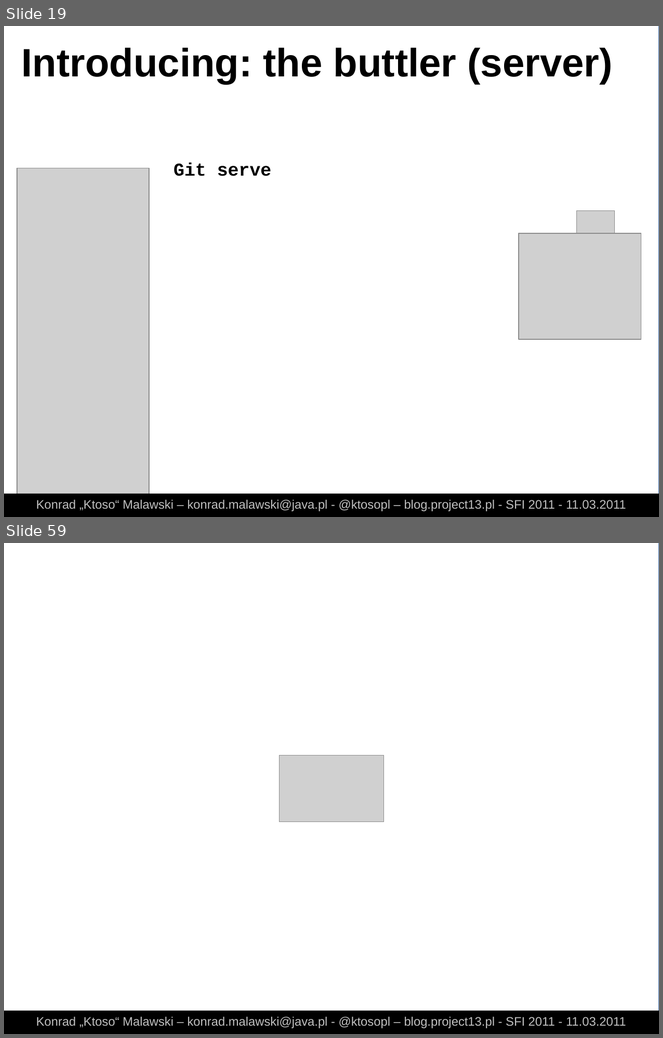
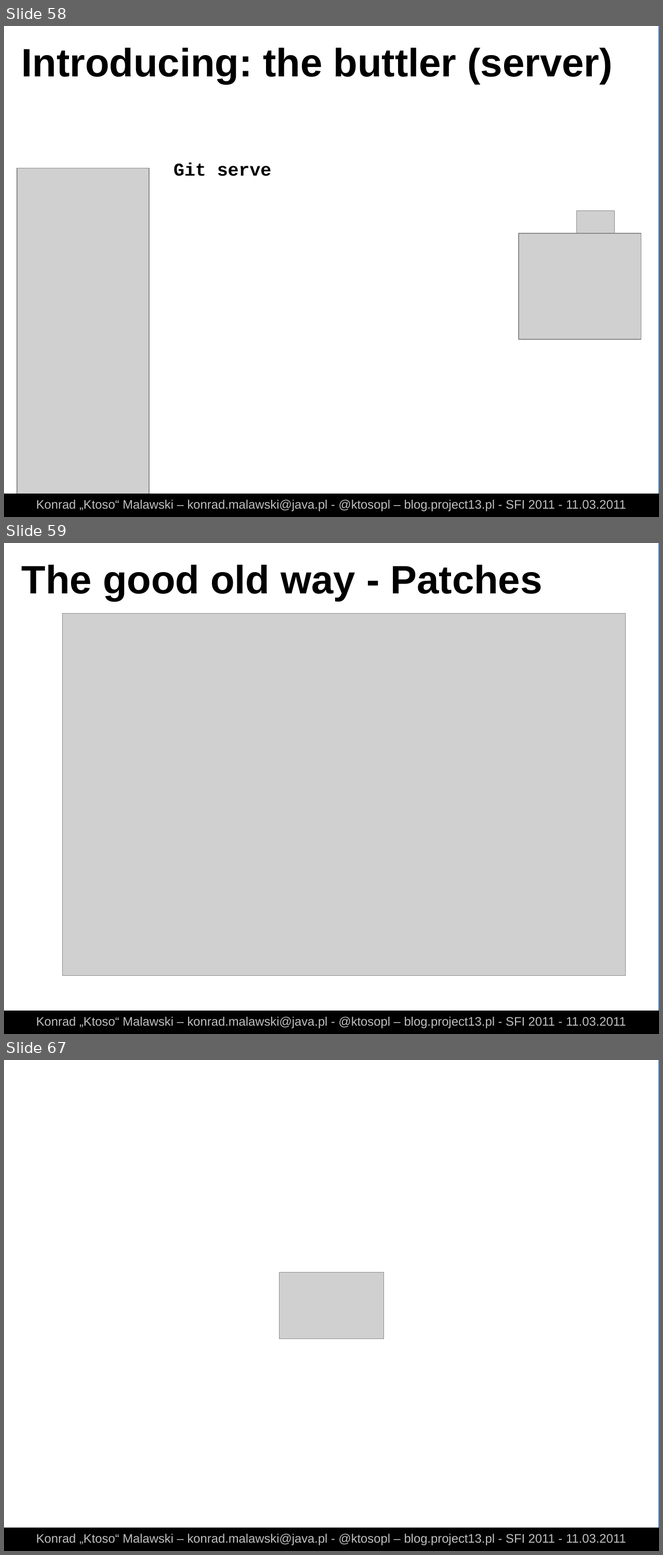
Before and after one commit to ktoso/git-presentation, a slide deck: slides.odp. Shown one above the other, each under a label of ours: slides 19 and 59 before the commit, slides 58, 59 and 67 after it; the slides between them are not shown. The pictures are 663x1038 and 663x1555 pixels, drawn with LibreOffice and Linux fonts; fonts in the diff are those of the drawing; grey boxes stand for pictures. Boxes give left, top, right and bottom in pixels: in the first picture for what was removed or moved away, otherwise in the second. Text is boxed around its words. In the diff, an @@ line names an element or a change of style, - is before the commit and + after.

```diff
--- a/slides.odp
+++ b/slides.odp
@@ slide 59 added at bbox=[4, 543, 659, 1034], background #FFFFFF; not listed: 1 template element that a slide beside it also shows @@
@@ text added at bbox=[22, 564, 543, 601], 48 pt, text #000000, bold @@
+The good old way - Patches
@@ picture added at bbox=[62, 613, 626, 976] @@
@@ rectangle added at bbox=[4, 1011, 659, 1034], fill #000000 @@
@@ text added at bbox=[36, 1017, 626, 1029], 15 pt, text #C0C0C0 @@
+Konrad „Ktoso“ Malawski – konrad.malawski@java.pl - @ktosopl – blog.project13.pl - SFI 2011 - 11.03.2011
@@ what was slide 19 is now slide 58 @@
@@ what was slide 59 is now slide 67 @@
```
Also in this commit, not shown: 1 slide changed, 7 other slides added, 11 other files.
